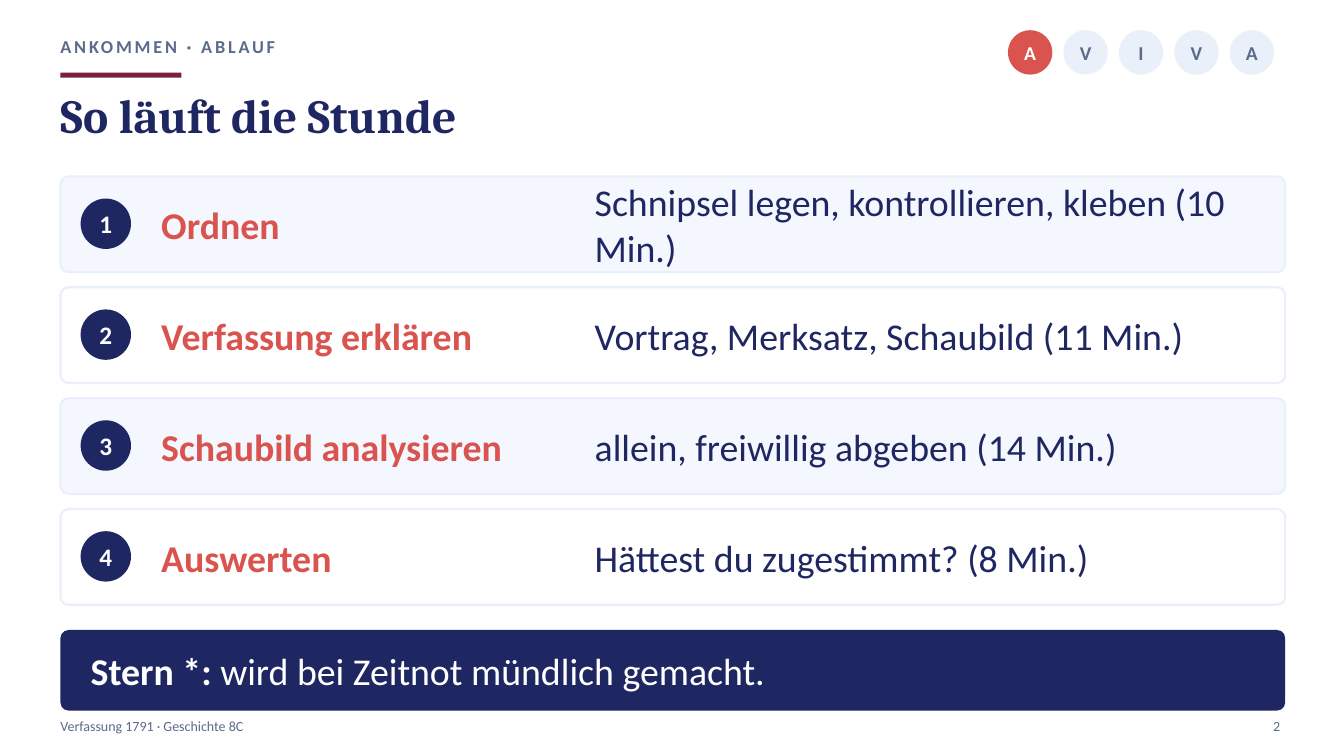
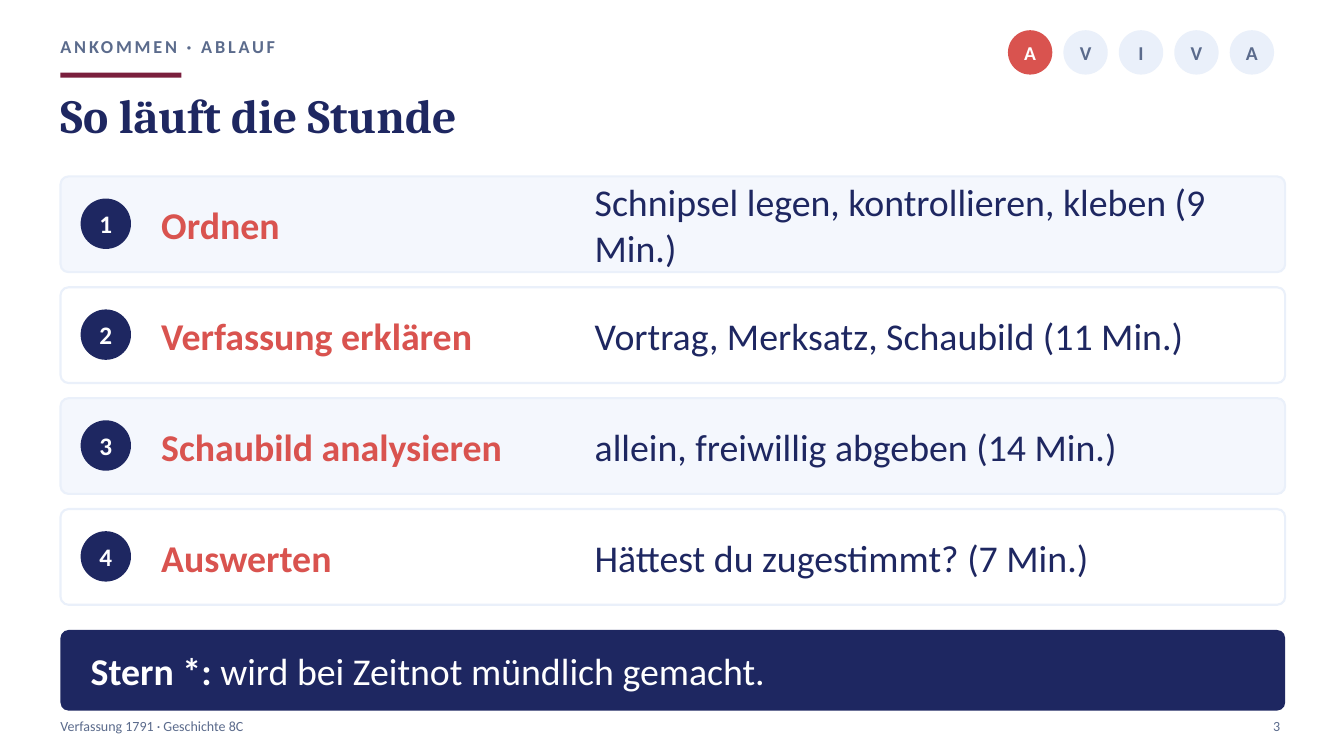
Before and after one commit to golzkonstantin-gif/Schule, a slide deck: slide 3 of Geschichte_8/Stunde5_Verfassung/Praesentation_Stunde5_Verfassung_8C.pptx (slide 2 before the commit). Drawn at 1344x756 pixels with LibreOffice and Linux fonts; fonts in the diff are those of the drawing. Boxes give left, top, right and bottom in pixels: in the first picture for what was removed or moved away, otherwise in the second. Text is boxed around its words. In the diff, an @@ line names an element or a change of style, - is before the commit and + after.

```diff
--- a/Geschichte_8/Stunde5_Verfassung/Praesentation_Stunde5_Verfassung_8C.pptx
+++ b/Geschichte_8/Stunde5_Verfassung/Praesentation_Stunde5_Verfassung_8C.pptx
@@ text at [595,188,1206,267]: text changed @@
-Schnipsel legen, kontrollieren, kleben (10 Min.)
+Schnipsel legen, kontrollieren, kleben (9 Min.)
@@ text at [595,544,1088,579]: text changed @@
-Hättest du zugestimmt? (8 Min.)
+Hättest du zugestimmt? (7 Min.)
@@ text at [1273,722,1280,731]: text changed @@
-2
+3
```
Also in this commit, not shown: 15 other slides changed, 1 slide added, 9 other files.
